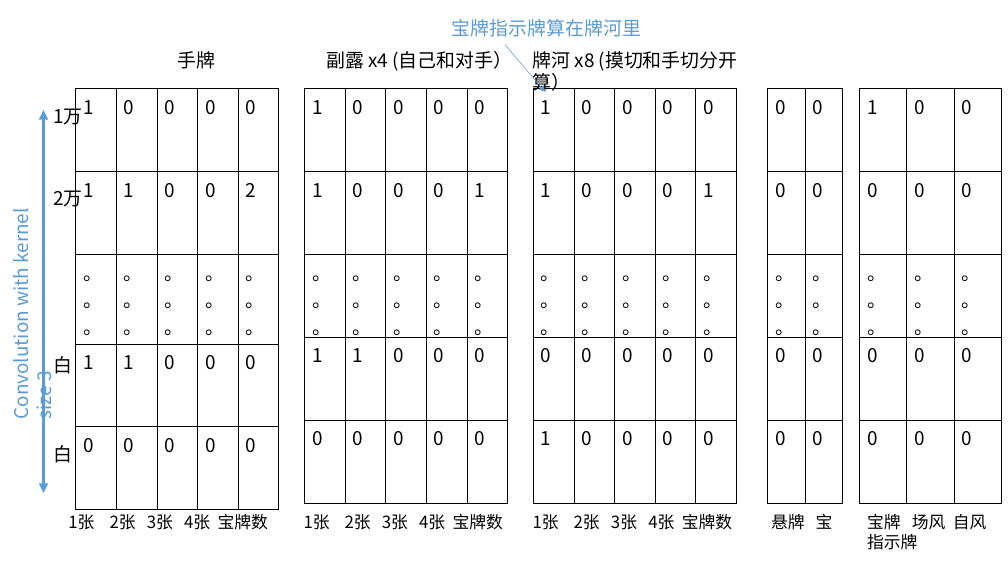
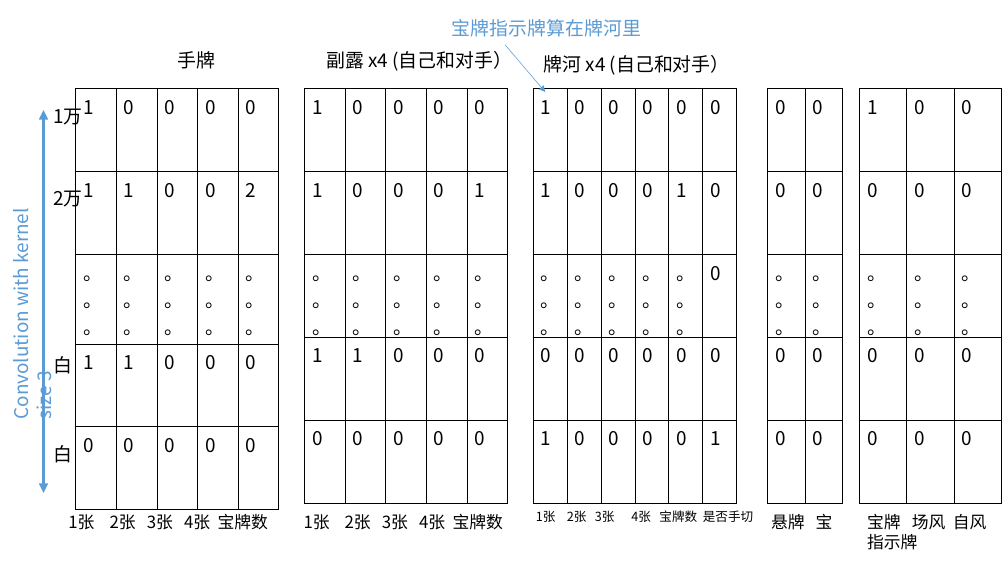
Before and after one commit to Agony5757/mahjong, a slide deck: slide 2 of AI/FrostVer2.pptx. Drawn at 1008x567 pixels with LibreOffice and Linux fonts; fonts in the diff are those of the drawing. Boxes give left, top, right and bottom in pixels: in the first picture for what was removed or moved away, otherwise in the second. Text is boxed around its words. In the diff, an @@ line names an element or a change of style, - is before the commit and + after.

```diff
--- a/AI/FrostVer2.pptx
+++ b/AI/FrostVer2.pptx
@@ text at [544,55,730,75]: text changed @@
-牌河 x8 (摸切和手切分开算）
+牌河 x4 (自己和对手）
@@ table at [534,88,738,504] @@
+column 6: 0 | 0 | 0 | 0 | 1
@@ text at [536,510,753,522]: text changed; size 16 to 12 pt @@
-1张 2张 3张 4张 宝牌数
+1张 2张 3张 4张 宝牌数 是否手切
```
Also in this commit, not shown: 2 other slides changed, 5 other files.
